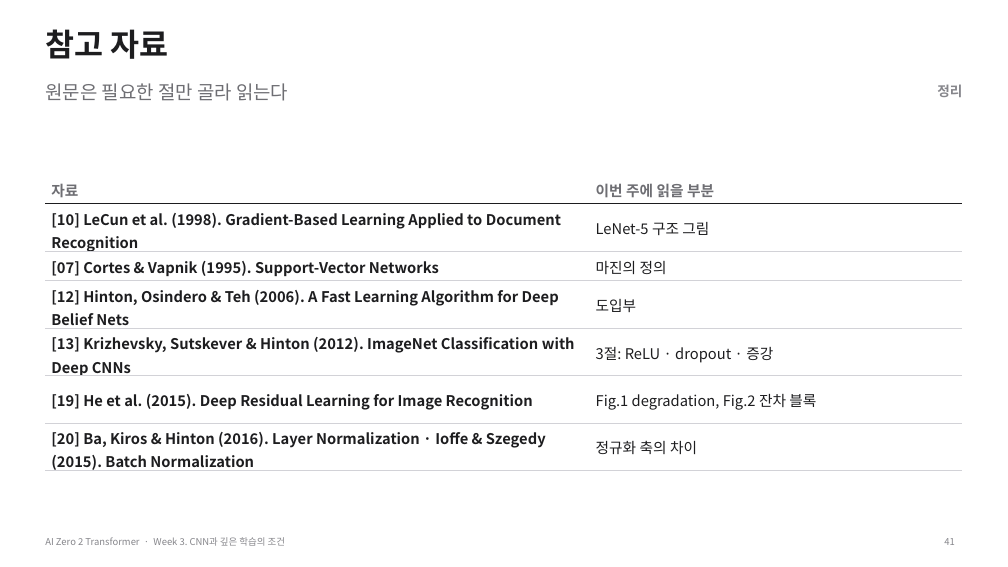
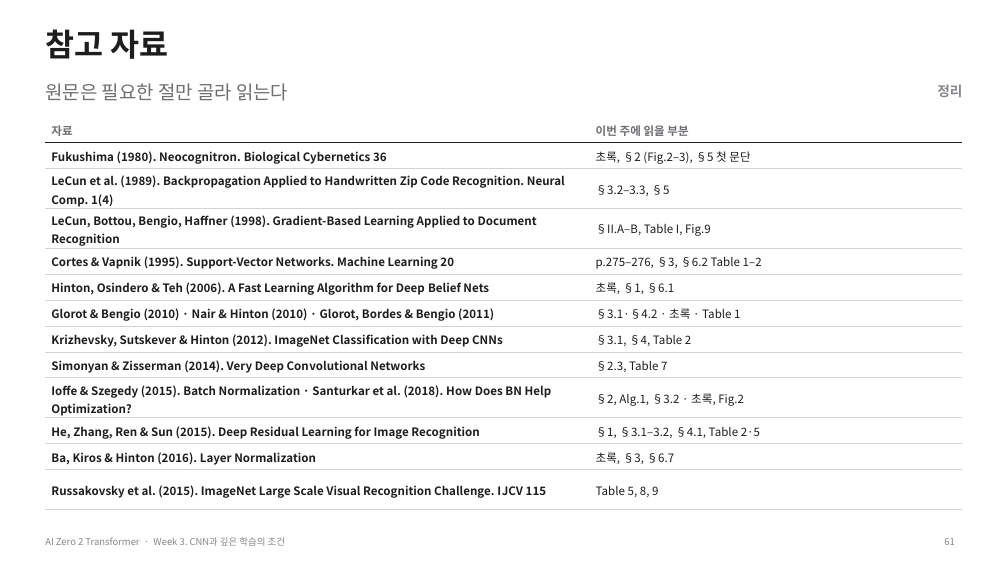
Before and after one commit to myunhh/AI-Zero-2-Transformers, a slide deck: slide 61 of lectures/week03_cnn_and_deep_learning.pptx (slide 41 before the commit). Drawn at 1008x567 pixels with LibreOffice and Linux fonts; fonts in the diff are those of the drawing. Boxes give left, top, right and bottom in pixels: in the first picture for what was removed or moved away, otherwise in the second. Text is boxed around its words. In the diff, an @@ line names an element or a change of style, - is before the commit and + after.

```diff
--- a/lectures/week03_cnn_and_deep_learning.pptx
+++ b/lectures/week03_cnn_and_deep_learning.pptx
@@ table at (45, 116, 963, 510) @@
-row 2: [10] LeCun et al. (1998). Gradient-Based Learning Applied to Document Recognition | LeNet-5 구조 그림
-row 3: [07] Cortes & Vapnik (1995). Support-Vector Networks | 마진의 정의
-row 4: [12] Hinton, Osindero & Teh (2006). A Fast Learning Algorithm for Deep Belief Nets | 도입부
-row 5: [13] Krizhevsky, Sutskever & Hinton (2012). ImageNet Classification with Deep CNNs | 3절: ReLU · dropout · 증강
-row 6: [19] He et al. (2015). Deep Residual Learning for Image Recognition | Fig.1 degradation, Fig.2 잔차 블록
-row 7: [20] Ba, Kiros & Hinton (2016). Layer Normalization · Ioffe & Szegedy (2015). Batch Normalization | 정규화 축의 차이
+row 2: Fukushima (1980). Neocognitron. Biological Cybernetics 36 | 초록, §2 (Fig.2–3), §5 첫 문단
+row 3: LeCun et al. (1989). Backpropagation Applied to Handwritten Zip Code Recognition. Neural Comp. 1(4) | §3.2–3.3, §5
+row 4: LeCun, Bottou, Bengio, Haffner (1998). Gradient-Based Learning Applied to Document Recognition | §II.A–B, Table I, Fig.9
+row 5: Cortes & Vapnik (1995). Support-Vector Networks. Machine Learning 20 | p.275–276, §3, §6.2 Table 1–2
+row 6: Hinton, Osindero & Teh (2006). A Fast Learning Algorithm for Deep Belief Nets | 초록, §1, §6.1
+row 7: Glorot & Bengio (2010) · Nair & Hinton (2010) · Glorot, Bordes & Bengio (2011) | §3.1·§4.2 · 초록 · Table 1
+row 8: Krizhevsky, Sutskever & Hinton (2012). ImageNet Classification with Deep CNNs | §3.1, §4, Table 2
+row 9: Simonyan & Zisserman (2014). Very Deep Convolutional Networks | §2.3, Table 7
+row 10: Ioffe & Szegedy (2015). Batch Normalization · Santurkar et al. (2018). How Does BN Help Optimization? | §2, Alg.1, §3.2 · 초록, Fig.2
+row 11: He, Zhang, Ren & Sun (2015). Deep Residual Learning for Image Recognition | §1, §3.1–3.2, §4.1, Table 2·5
+row 12: Ba, Kiros & Hinton (2016). Layer Normalization | 초록, §3, §6.7
+row 13: Russakovsky et al. (2015). ImageNet Large Scale Visual Recognition Challenge. IJCV 115 | Table 5, 8, 9
@@ table: place and size @@
-table at (45, 174, 963, 475)
+table at (45, 116, 963, 510)
@@ page number at (944, 538, 954, 545): text changed @@
-41
+61
```
Also in this commit, not shown: 28 other slides changed, 33 slides added, 13 slides removed, 21 other files.
